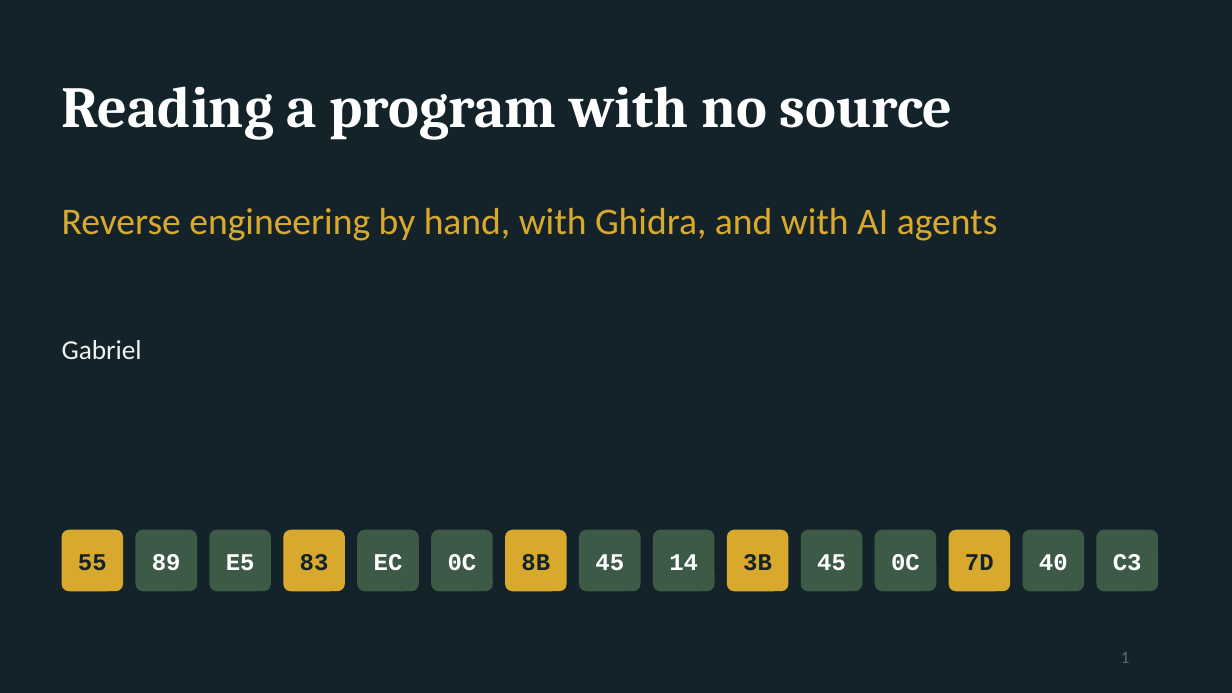
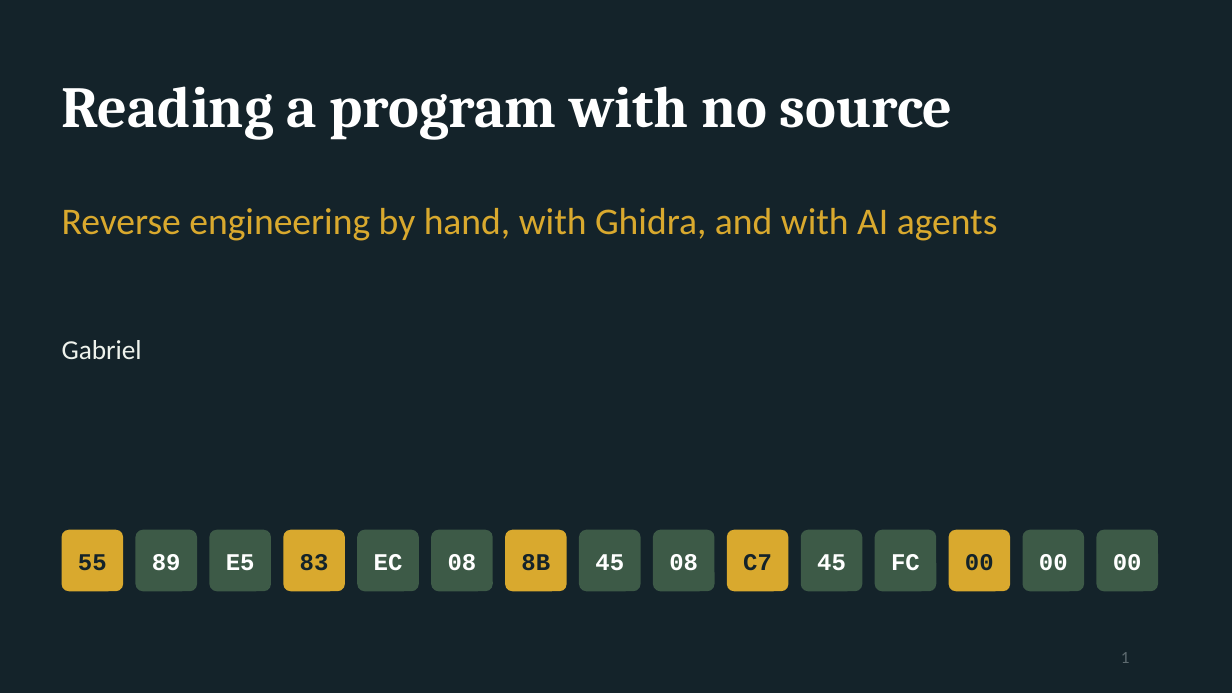
Before and after one commit to kelmer44/tesoro-stuff, a slide deck: slide 1 of prez/tesoro_talk.pptx. Drawn at 1232x693 pixels with LibreOffice and Linux fonts; fonts in the diff are those of the drawing. Boxes give left, top, right and bottom in pixels: in the first picture for what was removed or moved away, otherwise in the second. Text is boxed around its words. In the diff, an @@ line names an element or a change of style, - is before the commit and + after.

```diff
--- a/prez/tesoro_talk.pptx
+++ b/prez/tesoro_talk.pptx
@@ text in rounded rectangle at [448,554,477,570]: text changed @@
-0C
+08
@@ text in rounded rectangle at [669,554,698,571]: text changed @@
-14
+08
@@ text in rounded rectangle at [743,554,772,571]: text changed @@
-3B
+C7
@@ text in rounded rectangle at [891,554,920,570]: text changed @@
-0C
+FC
@@ text in rounded rectangle at [965,554,994,571]: text changed @@
-7D
+00
@@ text in rounded rectangle at [1039,554,1068,570]: text changed @@
-40
+00
@@ text in rounded rectangle at [1113,554,1142,570]: text changed @@
-C3
+00
```
Also in this commit, not shown: 6 other slides changed, 29 other files.
